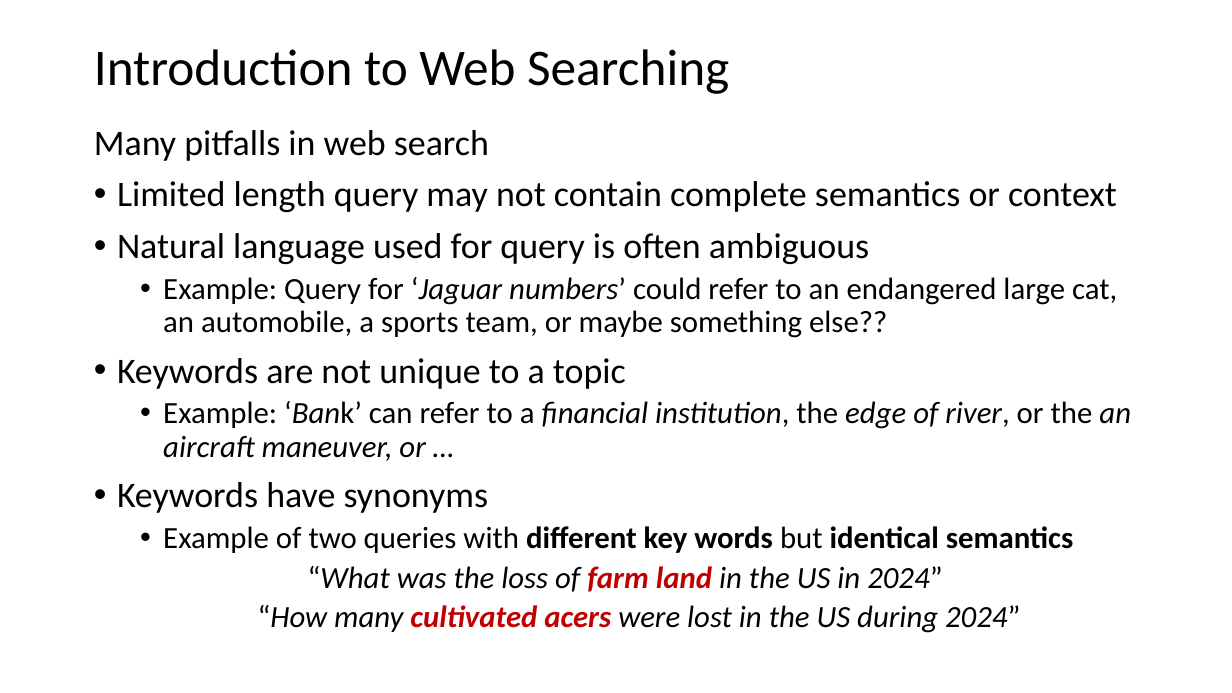
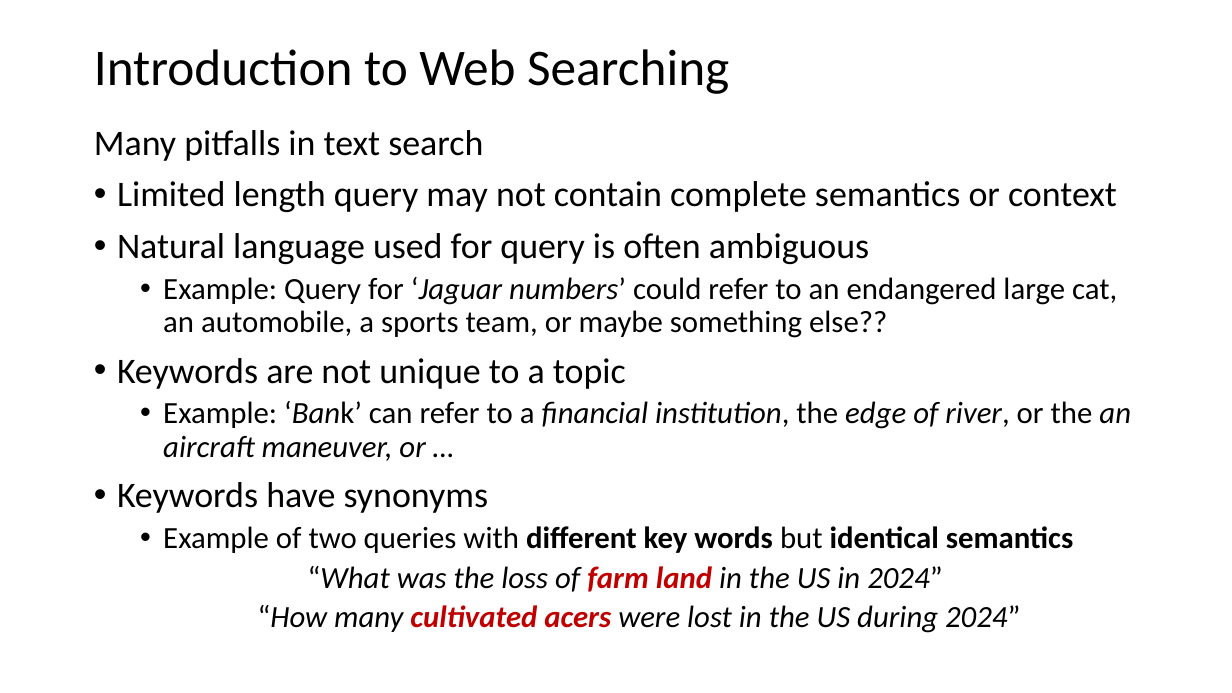
Before and after one commit to jonahneu/CSCI-E-108, a slide deck: slide 6 of slides/7_InformationRetrievalSearch.pptx. Drawn at 1232x693 pixels with LibreOffice and Linux fonts; fonts in the diff are those of the drawing. Boxes give left, top, right and bottom in pixels: in the first picture for what was removed or moved away, otherwise in the second. Text is boxed around its words. In the diff, an @@ line names an element or a change of style, - is before the commit and + after.

```diff
--- a/slides/7_InformationRetrievalSearch.pptx
+++ b/slides/7_InformationRetrievalSearch.pptx
@@ text at <box>94,130,483,161</box>: text changed @@
-Many pitfalls in web search
+Many pitfalls in text search
```
Also in this commit, not shown: 17 other slides changed, 2 slides added.
